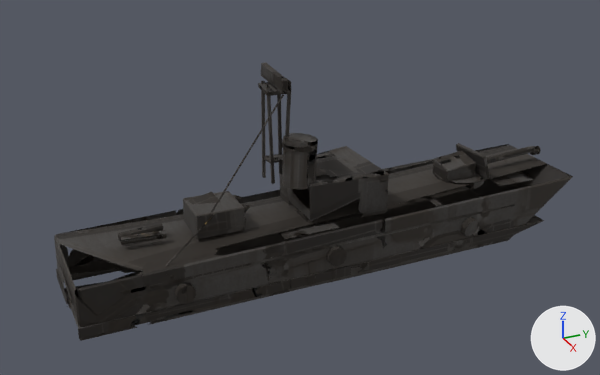
The FBX model assets/models/chs_corsair/export_wreck/chs_corsair_wreck.fbx as it was, and as the next commit left it.
Both versions are drawn from a 50 mm lens placed at (36.0, -16.8, 21.5), pointed at (0.1, -0.6, 3.5). Every picture has the same lights, and +X, +Y and +Z are marked at lower right. The picture after the commit comes second. Where no turn or scale is listed for an object, it has been applied to the vertices.

Names of what the first picture shows: 'base_bar', 'launcher_bar', 'radar_bar', 'turret1_bar', 'turret2_bar'.
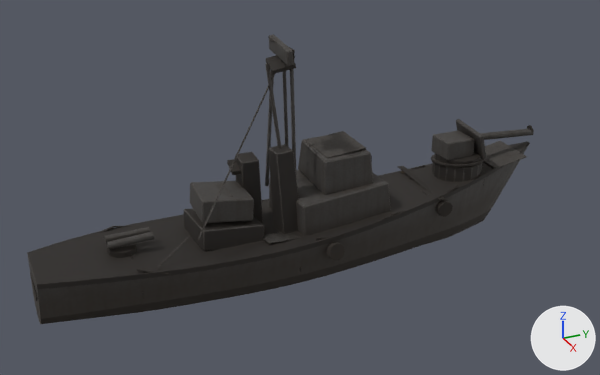
The change, as a list of edits to the scene's bpy script:
```text
Change me_base_002:
    used by ob_base_bar; location = (0.0, 0.0, 0.0)
    remove me_base_002.from_pydata(...)  # 472 vertices, 376 faces; spans x -3.6..3.4, y -13.0..15.1, z -0.8..9.2
    add me_base_002.from_pydata(...)  # 1015 vertices, 920 faces; spans x -3.4..3.2, y -14.4..14.2, z -1.6..10.5
    me_base_002 part 1: the loose piece of 8 vertices spanning x -2.6..2.3, y 6.4..6.9, z 1.8..2.0 is scaled about its middle by (0.894, 1, -1.38), then moved by (0.0, 0.3, 0.4)
    me_base_002 part 2: the loose piece of 24 vertices spanning x 1.4..2.5, y -2.5..0.5, z 2.0..2.1 is scaled about its middle by (0.901, 0.846, 2.83), then moved by (-0.4, -0.9, -0.4)
    me_base_002 part 3: the loose piece of 8 vertices spanning x -0.7..-0.4, y -1.5..-1.4, z 4.2..9.2 is multiplied about its middle by the matrix ((1.346, 0.163, 0.103), (-0.158, 1.349, -0.069), (-0.111, 0.056, 1.354)), then moved by (-0.1, 0.4, 0.2)
    me_base_002 part 4: the loose piece of 8 vertices spanning x 0.3..0.5, y -1.6..-1.2, z 4.2..9.2 is scaled about its middle by (1.41, 1.27, 1.36), then moved by (-1.0, -0.5, 0.2)
    me_base_002 part 5: the loose piece of 8 vertices spanning x 0.2..0.5, y -2.4..-2.2, z 4.2..9.2 is scaled about its middle by (0.748, 1.04, 1.36), then moved by (0.0, 1.2, 0.3)
    me_base_002 part 6: the loose piece of 8 vertices spanning x -0.7..-0.3, y -2.5..-2.2, z 4.2..9.2 is multiplied about its middle by the matrix ((1.331, -0.135, -0.084), (0.124, 1.325, -0.158), (0.099, 0.149, 1.328)), then moved by (0.8, 0.4, 0.2)
    me_base_002 part 7: the loose piece of 8 vertices spanning x -0.8..0.5, y -2.5..-1.3, z 8.8..9.1 is multiplied about its middle by the matrix ((1.008, 0.108, 0.111), (-0.087, 1.0, -0.184), (-0.128, 0.172, 0.997)), then moved by (0.0, 0.4, 1.2)
    me_base_002 part 8: the loose piece of 8 vertices spanning x 0.4..2.3, y -6.2..-1.6, z 4.1..8.8 is scaled about its middle by (1.47, 1.18, 1.54), then moved by (-0.3, -0.4, 0.0)
    me_base_002 part 9: the loose piece of 8 vertices spanning x -2.0..2.3, y -13.0..-12.8, z 0.9..1.2 is multiplied about its middle by the matrix ((-0.07, -0.076, 0.336), (-0.333, -0.071, -0.085), (0.086, -0.335, -0.058)), then moved by (-3.1, 9.7, 0.5)
    me_base_002 part 10: the loose piece of 24 vertices spanning x -3.0..3.1, y -12.9..15.1, z -0.8..2.4 is rebuilt with 351 vertices and now spans x -3.1..2.8, y -14.3..14.2, z -1.6..3.6
    me_base_002 part 11: the loose piece of 24 vertices spanning x -2.0..1.9, y -0.9..3.7, z 1.9..4.4 is rebuilt with 24 vertices and now spans x -2.2..2.0, y -1.5..4.0, z 1.3..3.8
    me_base_002 part 12: 12 loose pieces with 196 vertices, spanning x -3.6..3.4, y -2.4..13.5, z 0.2..6.6, are deleted
    me_base_002 part 13: 2 vertices moved within x -2.9..2.2, y -0.5..6.9, z 1.1..2.0; 65 vertices removed from x -3.5..3.1, y -12.9..13.3, z -0.6..2.1; 477 vertices added at x -3.3..2.8, y -14.4..13.2, z 0.5..6.1
    other edits to the shape of me_base_002 do not show in these pictures
Change ob_radar_bar:
    ob_radar_bar.location: (0.0, -1.8, 9.0) -> (0.0, -1.4, 10.46)
Change ob_launcher_bar:
    ob_launcher_bar.location: (0.0, -5.4, 2.0) -> (0.0, -4.8, 2.6)
Change ob_turret1_bar:
    ob_turret1_bar.location: (0.0, 9.4, 2.0) -> (0.0, 9.2, 3.55)
Change ob_turret2_bar:
    ob_turret2_bar.location: (0.0, -9.6, 2.0) -> (0.0, -10.0, 1.78)
```

Pixel boxes [x1, y1, x2, y2] of what changed, in the pictures (600 x 375 px; the box of a moved part takes in the faces that stretch with it):
'base_bar', reshaped: before [54, 81, 573, 341]; after [27, 55, 530, 324]
'turret1_bar', moved: before [433, 143, 541, 190]; after [431, 119, 534, 167]
'launcher_bar', moved: before [183, 191, 250, 239]; after [190, 181, 254, 223]
'turret2_bar', moved: before [118, 223, 166, 245]; after [104, 227, 154, 258]
'radar_bar', moved: before [261, 63, 291, 94]; after [268, 35, 295, 66]
part 1 of me_base_002, moved or reshaped: before [424, 196, 442, 206]; after [397, 166, 445, 200]
part 2 of me_base_002, moved or reshaped: before [279, 220, 340, 240]; after [263, 232, 301, 244]
part 3 of me_base_002, moved or reshaped: before [277, 95, 282, 174]; after [283, 71, 288, 147]
part 4 of me_base_002, moved or reshaped: before [285, 91, 291, 139]; after [265, 59, 274, 186]
part 5 of me_base_002, moved or reshaped: before [266, 86, 275, 184]; after [290, 69, 296, 170]
part 6 of me_base_002, moved or reshaped: before [261, 81, 266, 178]; after [265, 63, 281, 149]
part 7 of me_base_002, moved or reshaped: before [258, 82, 290, 96]; after [266, 55, 296, 74]
part 8 of me_base_002, moved or reshaped: before [211, 94, 284, 212]; after [197, 74, 275, 240]
part 9 of me_base_002, moved or reshaped (not visible afterwards): before [57, 257, 72, 303]
part 10 of me_base_002, rebuilt (7% shorter): before [54, 144, 573, 341]; after [27, 141, 530, 324]
part 11 of me_base_002, rebuilt (11% wider, 14% taller): before [279, 168, 389, 226]; after [269, 170, 391, 236]
part 12 of me_base_002, deleted: before [263, 133, 533, 266]
part 13 of me_base_002, reshaped: before [56, 189, 544, 338]; after [30, 131, 527, 301]
